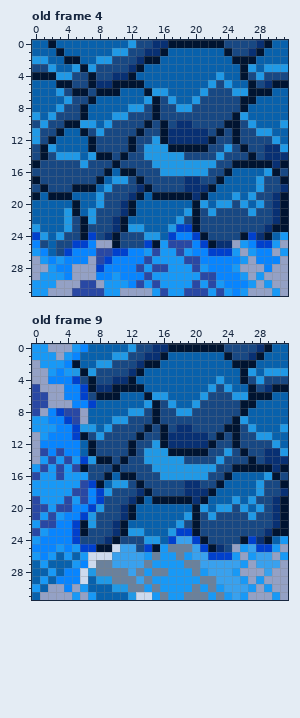
Pixel-art file: Assets/Cueva/Tileset/CuevaTiles.ase. The first picture shows the starting point.
32x32 pixels, 16 frames. Shown: old frame 4, old frame 9. The commit also changed other frames, which this record leaves out.
New version:
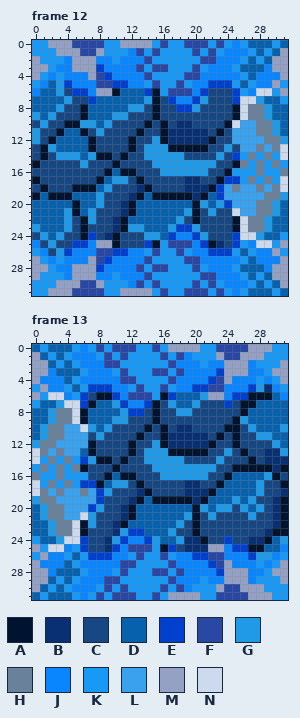
Palette (. is transparent): A #001431  B #083073  C #184883  D #0861ac  E #0040cd  F #2948a4  G #2099e6  H #6a819c  J #0885ff  K #1899f6  L #39a1ee  M #94a1c5  N #cddaee
A new or re-ordered frame is compared with the old frame closest to it.
Change:
frames 16 -> 19
Changed rows in their new state; - is an unchanged pixel.
Frame 12 is new; against old frame 4, layers "Layer 2", "Layer 1":
first column x 0:
 0 KKMMMFFFFKKMMMMKFKKFFFKFKJKDDDK-
 1 KKKMMMFFMKKKJFKFKKKKFKFKJJJKDK-M
 2 MKKKJMMMJJKJJJFKKKKKKFFJJJKDK-MM
 3 MMKJJMMMEJJJJFKFFKKKFKJJJKDD-JMM
 4 MKJKJJJMFEJJJJFKKKKFFJJJJJKDJJJM
 5 KJ-GEJJJFFEEJJKFKKFKJJEEEK-KJJMK
 6 J----EEJMM----EAKFFFJE---EKJNNKM
 7 -------E---------EJJEG---ENNG--K
 8 ------------------EEG----ANHHG--
 9 --------------------------NHHG--
10 -------------------------NLLHHGD
11 -------------------------LLLHHG-
12 -------------------------LLLLHHG
13 --------------------------LLHLHN
14 -------------------------EKHKHKN
15 --------------------------HKHKHK
16 -------------------------KKKHKKH
17 ------------------------EEKHKHKN
18 -----------------------ELHLLHLHN
19 -----------------------ELLLLLHHG
20 ------------------------ELLLHHGD
21 -------------------------NLLHHGD
22 -------------------------ANHHGDD
23 --------------------G----ANHHGDD
24 C--------------------G---ENNGD--
25 --G---------------------CE--NN--
26 --CG----------------------D-----
27 ---------------------------D----
28 --------------------------DDD---
29 ---------------------------D-D--
30 ----------------------------D-D-
31 ---------------------------DDD-D
Frame 13 is new; against old frame 9, layer "Layer 2":
first column x 0:
 0 D-DDD--KFKFFFKKFKMMMMKKFFFFMMMKK
 1 MD-D--JJKFKFKKKKFKFJKKKMFFMMMKKK
 2 -MD-DKJJJFFKKKKKKFJJJKJJMMMJKKKM
 3 --JDDDKJJJKFKKKFFKFJJJJEMMMJJKMM
 4 -J--DKJJJJJFFKKKKFJJJJEFMJJJKJKM
 5 K-JJKDKEEEJJKFKKFKJJEEFFJJJEG-JK
 6 MKNN-K----EJFFFKAE----MMJEE----J
 7 KDDGNNEA--GEJJE---------E-------
 8 DDGHHNA----GEE------------------
 9 DDGHHNA-------------------------
10 DGHHLLN-------------------------
11 DGHHLLL-------------------------
12 GHHLLLL-------------------------
13 NHLHLL--------------------------
14 N-H-H---------------------------
15 -H-H-H--------------------------
16 H--H----------------------------
17 N-H-H-E-------------------------
18 NHLHLLHL------------------------
19 GHHLLLLL------------------------
20 DGHHLLL-------------------------
21 DGHHLLN-------------------------
22 DDGHHN--------------------------
23 DDGHHN-----GEE----CC------------
24 -DDGNNE---GEJJE--DGBB---E-CB---G
25 MKNN---CCBEJFFFKAECBBBMMJEEAADDJ
26 -MJJ---EEEJJKF-KF-JJEEFFJJJEGGJ-
27 MJJJ---JJJJFFKK--FJJJJEFMJJJKJK-
28 MMJ-DDKJJJKFKK-FF-FJJJJEMM-JJK--
29 MM-KDKJJJFFKKKK--FJJJKJJMMMJ-KK-
30 M-KDKJJJKFKFKK-KF-FJK-KMFFMM--KK
31 -KDDD-J-FKFFFKKFKMMMMK-FFFF----K
Pixel boxes of the changes (left, top, right, bottom) in both pictures:
changed: (32, 40, 288, 296)
changed: (32, 344, 288, 600)
